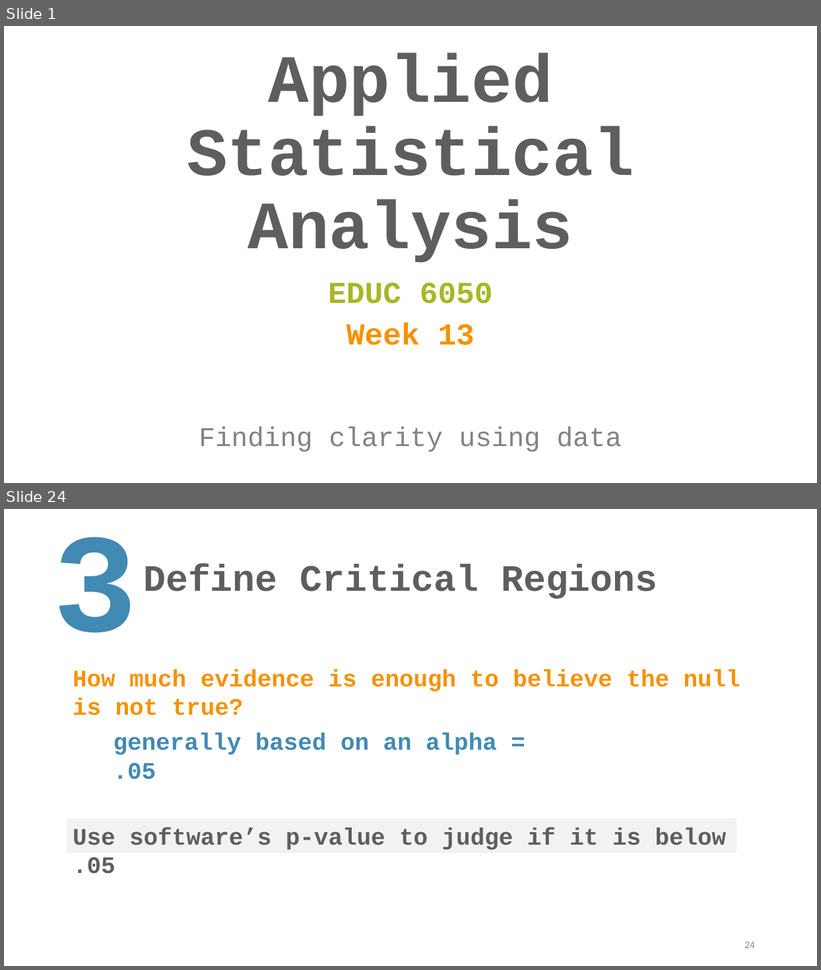
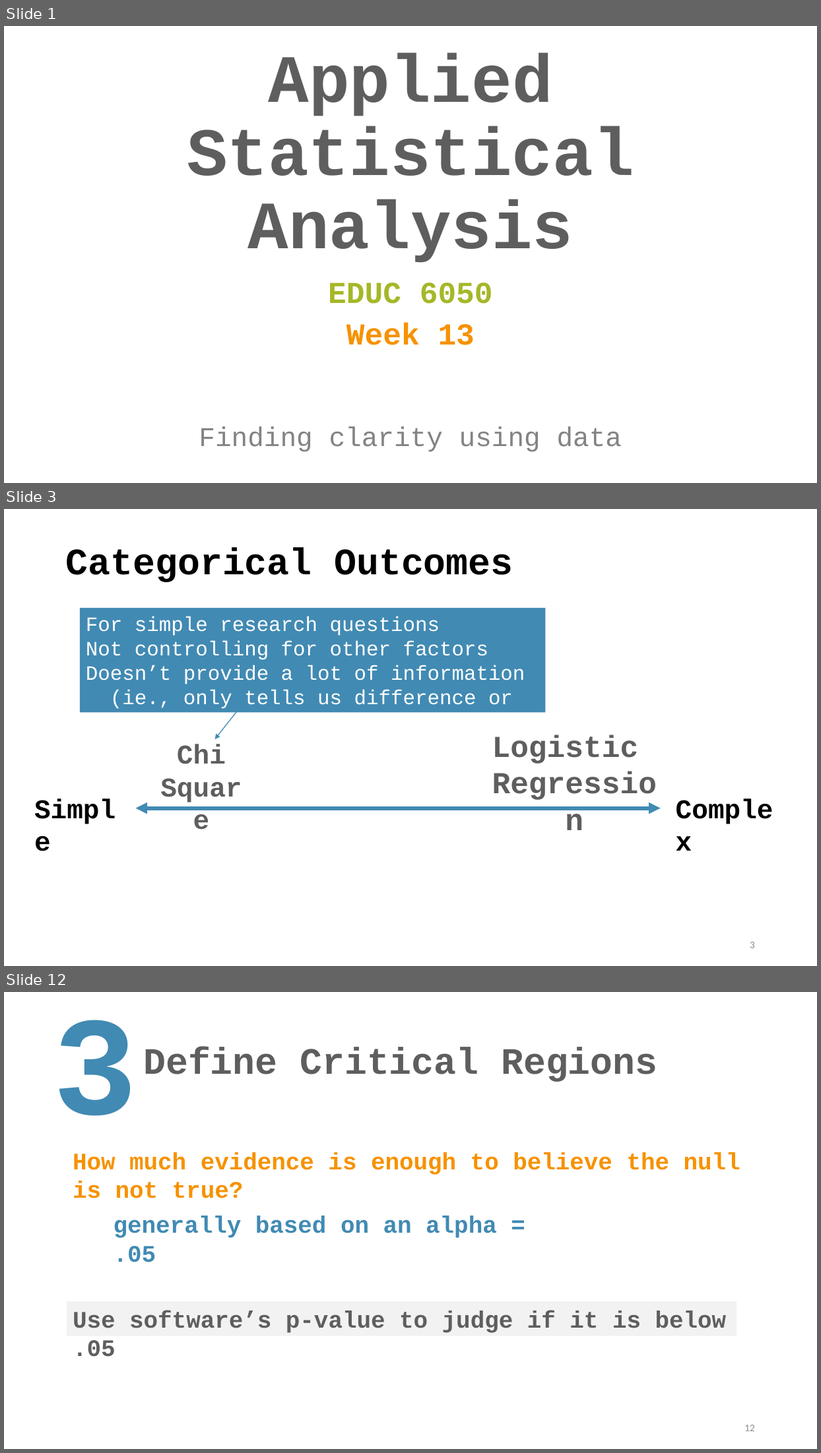
Before and after one commit to TysonStanley/EDU-6050, a slide deck: Slides/13_EDUC_6050_2018.pptx. Shown one above the other, each under a label of ours: slides 1 and 24 before the commit, slides 1, 3 and 12 after it; the slides between them are not shown. The pictures are 821x970 and 821x1453 pixels, drawn with LibreOffice and Linux fonts; fonts in the diff are those of the drawing. Boxes give left, top, right and bottom in pixels: in the first picture for what was removed or moved away, otherwise in the second. Text is boxed around its words. In the diff, an @@ line names an element or a change of style, - is before the commit and + after.

```diff
--- a/Slides/13_EDUC_6050_2018.pptx
+++ b/Slides/13_EDUC_6050_2018.pptx
@@ slide 3 added at bbox=[4, 509, 817, 966], background #FFFFFF @@
@@ title added at bbox=[66, 548, 513, 582], 44 pt, text #000000, bold @@
+Categorical Outcomes
@@ rectangle added at bbox=[80, 608, 545, 713], fill #418AB3, 24 pt, text #FFFFFF @@
+For simple research questions
+Not controlling for other factors
+Doesn’t provide a lot of information
+(ie., only tells us difference or not)
@@ arrow added from (240, 708) to (215, 739), #418AB3 1 pt @@
@@ text added at bbox=[177, 745, 226, 764], 32 pt, text #5E5E5E, bold @@
+Chi
+Square
@@ text added at bbox=[492, 735, 639, 764], 36 pt, text #5E5E5E, bold @@
+Logistic
+Regression
@@ text added at bbox=[28, 789, 131, 828], 32 pt, text #000000, bold @@
+Simple
@@ text added at bbox=[670, 789, 788, 828], 32 pt, text #000000, bold @@
+Complex
@@ double arrow added from (136, 809) to (660, 809), #418AB3 4.5 pt @@
@@ page number added at bbox=[750, 942, 755, 949], 12 pt, text #8C8C8C @@
+3
@@ what was slide 24 is now slide 12 @@
@@ page number at bbox=[745, 1425, 755, 1432]: text changed @@
-24
+12
```
Also in this commit, not shown: 3 slides changed, 13 other slides added, 3 other files.
